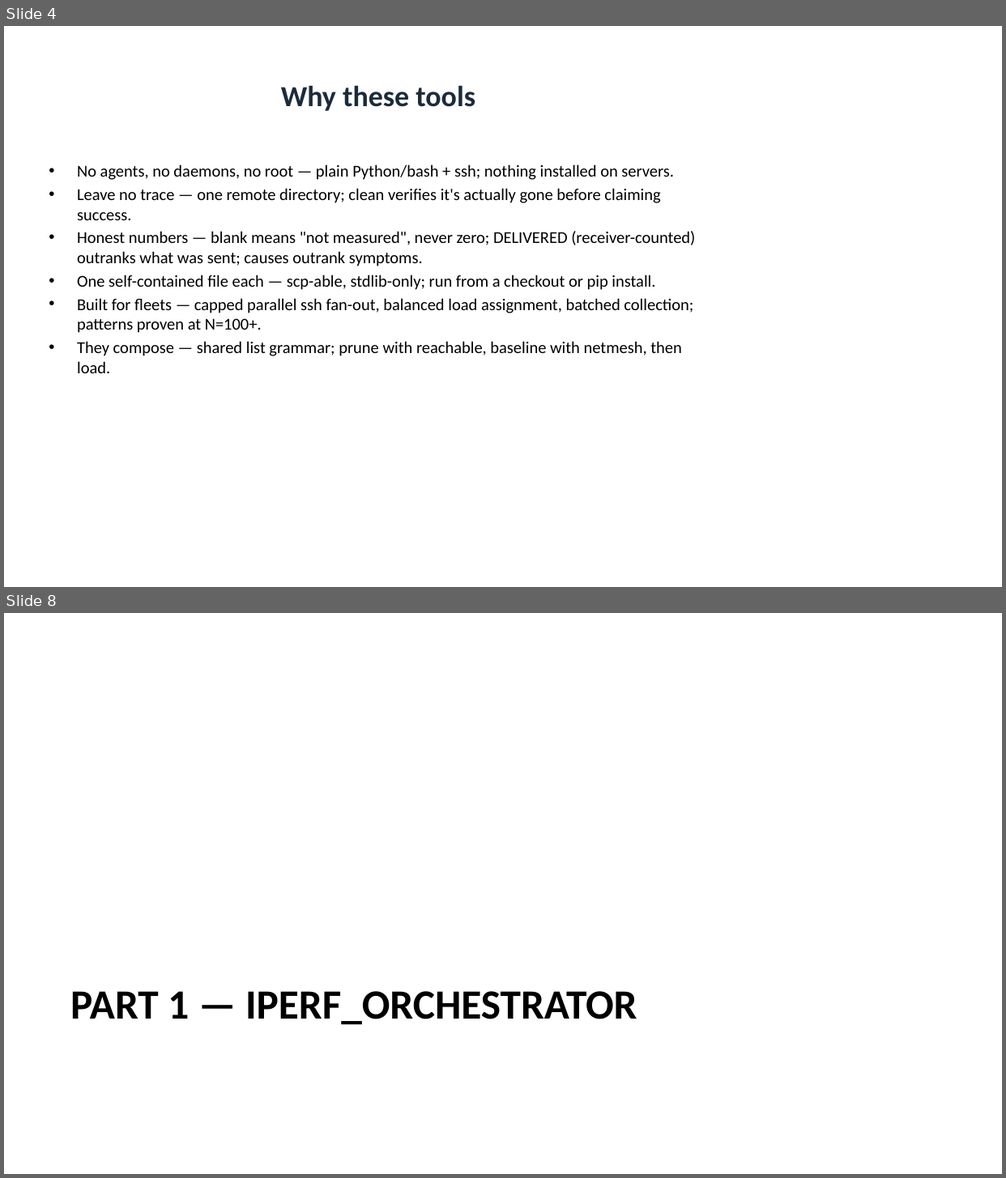
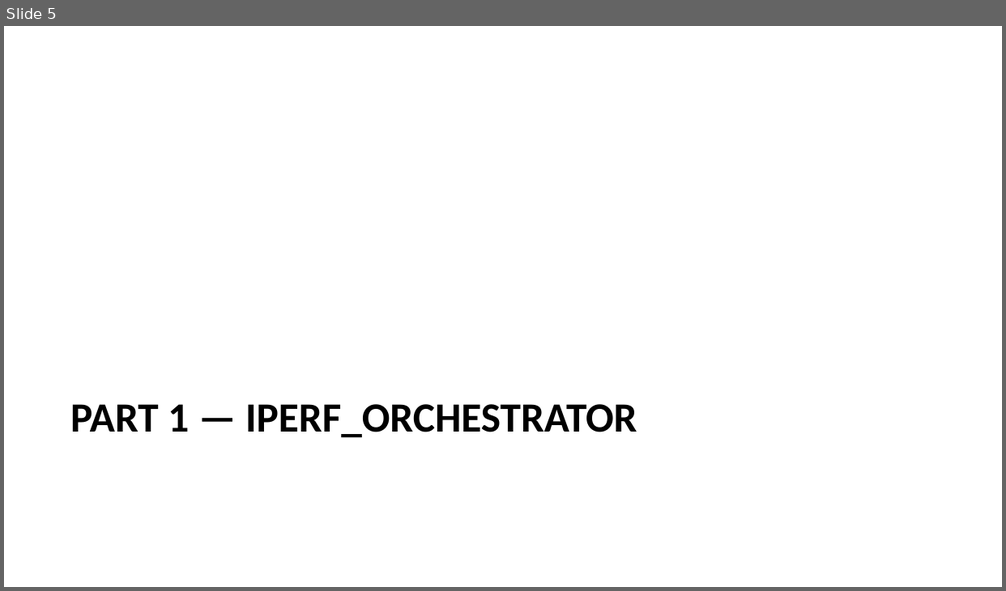
Before and after one commit to MartinGallagher-code/presentations, a slide deck: network-testing/network_testing.pptx. Shown one above the other, each under a label of ours: slides 4 and 8 before the commit, slide 5 after it; the slides between them are not shown. The pictures are 1006x1178 and 1006x591 pixels, drawn with LibreOffice and Linux fonts; fonts in the diff are those of the drawing. Boxes give left, top, right and bottom in pixels: in the first picture for what was removed or moved away, otherwise in the second. Text is boxed around its words. In the diff, an @@ line names an element or a change of style, - is before the commit and + after.

```diff
--- a/network-testing/network_testing.pptx
+++ b/network-testing/network_testing.pptx
@@ slide 4 removed at <box>4,26,1002,587</box>, background #FFFFFF @@
@@ title removed at <box>281,85,475,111</box> @@
-Why these tools
@@ text removed at <box>77,165,695,373</box> @@
-• No agents, no daemons, no root — plain Python/bash + ssh; nothing installed on servers.
-• Leave no trace — one remote directory; clean verifies it's actually gone before claiming success.
-• Honest numbers — blank means "not measured", never zero; DELIVERED (receiver-counted) outranks what was sent; causes outrank symptoms.
-• One self-contained file each — scp-able, stdlib-only; run from a checkout or pip install.
-• Built for fleets — capped parallel ssh fan-out, balanced load assignment, batched collection; patterns proven at N=100+.
-• They compose — shared list grammar; prune with reachable, baseline with netmesh, then load.
@@ what was slide 8 is now slide 5 @@
```
Also in this commit, not shown: 1 slide changed, 3 slides added, 5 other slides removed, 2 other files.
